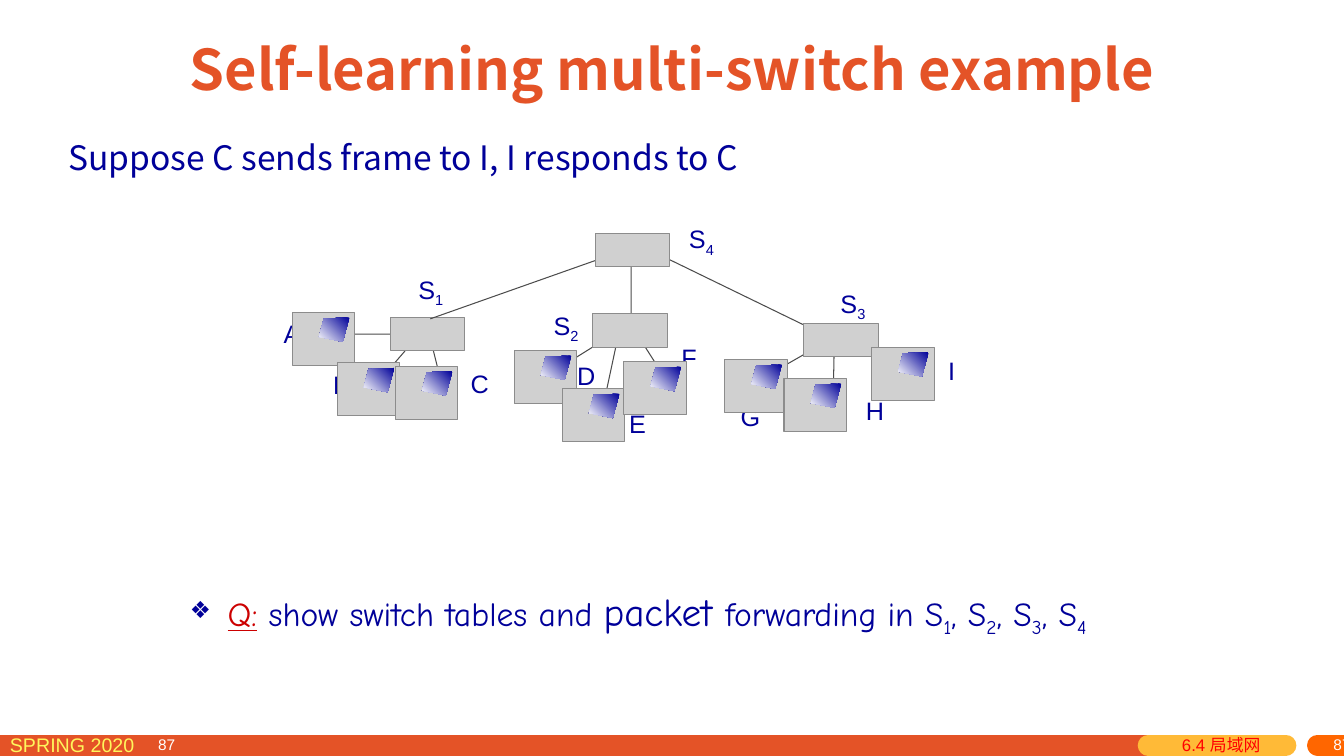
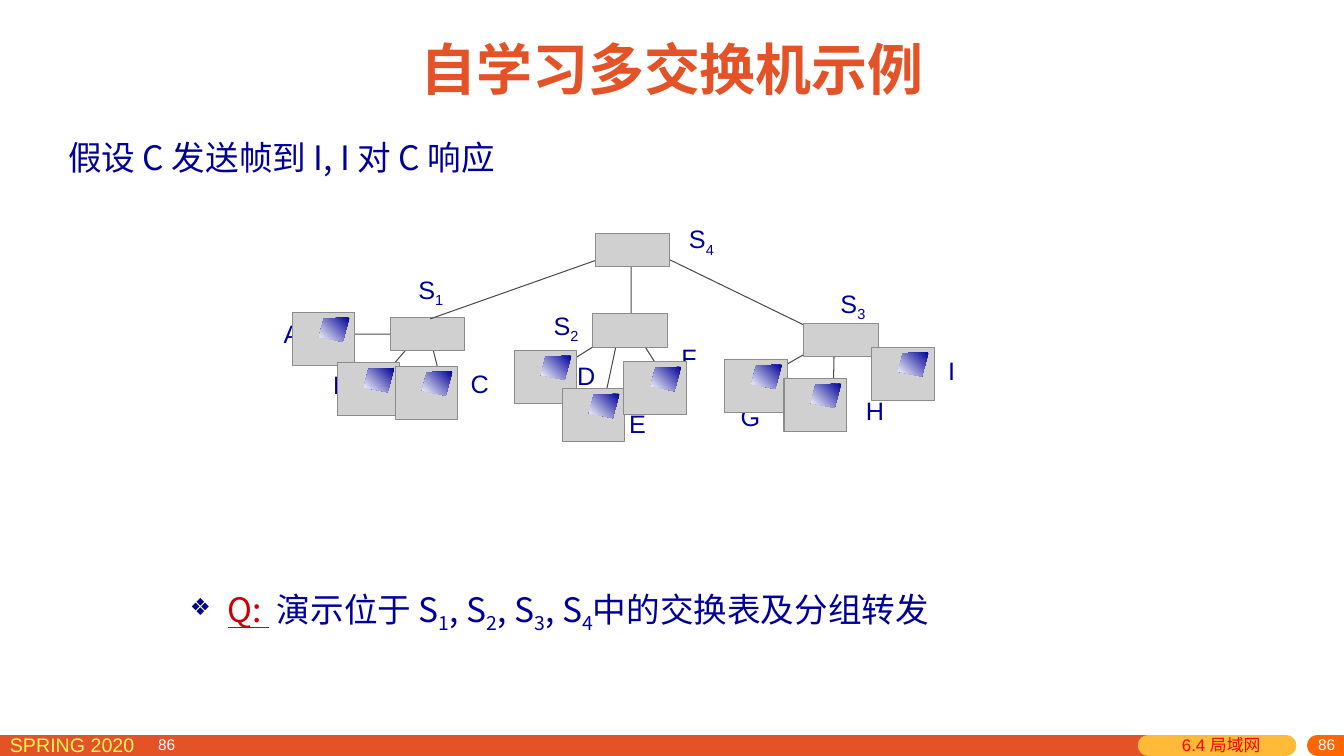
Before and after one commit to network-distributed/presentations, a slide deck: slide 86 of chapter6_cn.pptx (slide 87 before the commit). Drawn at 1344x756 pixels with LibreOffice and Linux fonts; fonts in the diff are those of the drawing; grey boxes stand for pictures. Boxes give left, top, right and bottom in pixels: in the first picture for what was removed or moved away, otherwise in the second. Text is boxed around its words. In the diff, an @@ line names an element or a change of style, - is before the commit and + after.

```diff
--- a/chapter6_cn.pptx
+++ b/chapter6_cn.pptx
@@ title at (x1=420, y1=42, x2=924, y2=95): text changed @@
-Self-learning multi-switch example
+自学习多交换机示例
@@ text at (x1=68, y1=141, x2=495, y2=176): text changed @@
-Suppose C sends frame to I, I responds to C
+假设 C 发送帧到 I, I 对 C 响应
@@ text at (x1=228, y1=593, x2=411, y2=628): text changed; font Comic Neue to Noto Sans CJK SC @@
-❖ Q: show switch tables and packet forwarding in S1, S2, S3, S4
+❖ Q: 演示位于 S1, S2, S3, S4中的交换表及分组转发
@@ page number at (x1=150, y1=739, x2=167, y2=750): text changed @@
-87
+86
@@ page number at (x1=158, y1=739, x2=175, y2=750): text changed @@
-87
+86
@@ page number at (x1=164, y1=739, x2=181, y2=750): text changed @@
-87
+86
@@ page number added at (x1=1085, y1=738, x2=1344, y2=756), 11 pt, text #FFFFFF @@
+86
@@ page number removed at (x1=1100, y1=738, x2=1344, y2=756) @@
-87
@@ page number at (x1=1317, y1=739, x2=1334, y2=750): text changed @@
-87
+86
@@ page number at (x1=1333, y1=740, x2=1344, y2=750): text changed @@
-87
+86
```
Also in this commit, not shown: 110 other slides changed, 6 slides added, 7 slides removed, 1 other file.
